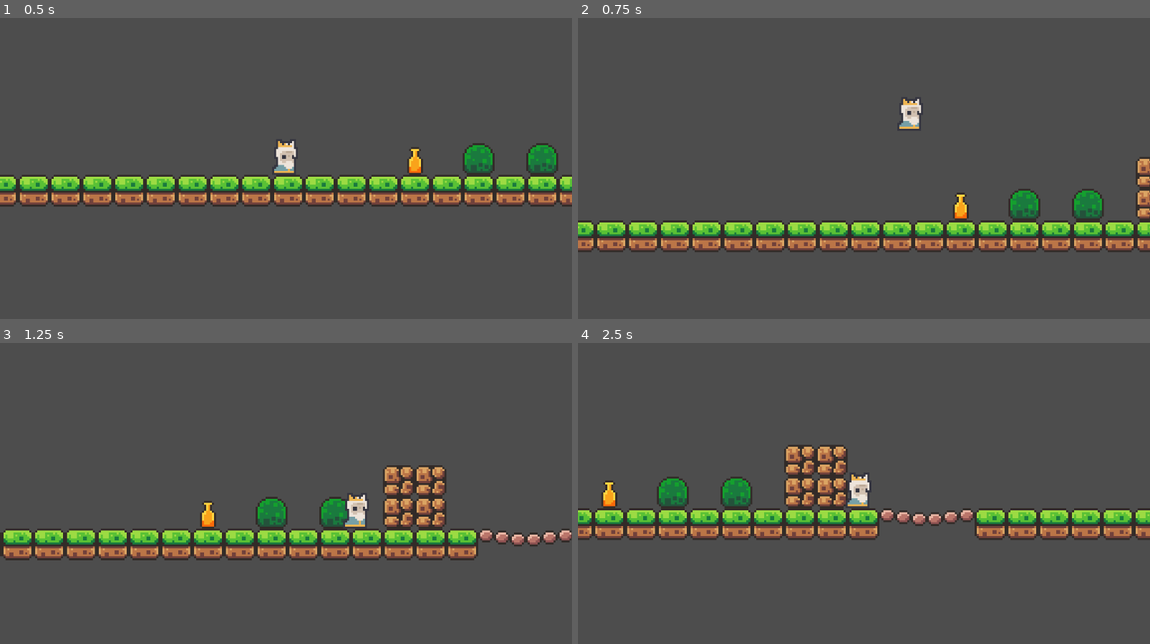
Above: before the commit, frames 1-4 (two rows, left to right).
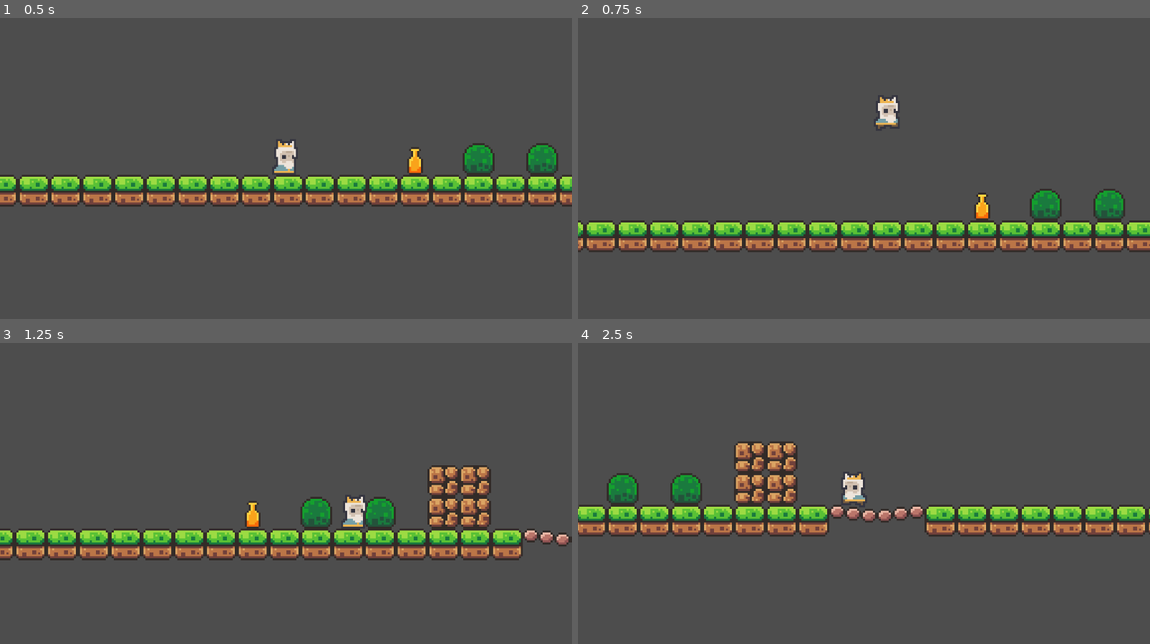
Above: after the commit, the same moments.

Repository: christopherfanning/godot-tutorial-project
Game: Godot game, scene res://scenes/game.tscn
Same seed, same stepped clock (60 frames per second), same inputs: the game is played once before the commit and once after it.
Inputs:
- Up to frame 1 (0.5 s): no input
- Up to frame 2 (0.75 s): tap Enter (ui_accept) at 0.5 s; hold Right (ui_right) from 0.53 s (still down)
- Up to frame 3 (1.25 s): keep holding Right (ui_right); tap Enter (ui_accept) at 0.77 s
- Up to frame 4 (2.5 s): tap Enter (ui_accept) at 1.52 s; release Right (ui_right) at 2.03 s; hold Left (ui_left) from 2.03 s (still down)

Frame 1 is identical in both runs. In frame 2, 8.9% of the frame differs, in the area x 0-100%, y 26-78%; in frame 3, 12%; in frame 4, 14%, in the area x 0-100%, y 32-66%.

Commit message:
Basic player movement
Player Acceleration
Add h_flip for direction
Add animations for jump and walk

Diff:
--- a/scenes/player.tscn
+++ b/scenes/player.tscn
@@ -19,6 +19,26 @@
 atlas = ExtResource("1_vf2rl")
 region = Rect2(96, 0, 32, 32)
 
+[sub_resource type="AtlasTexture" id="AtlasTexture_m24iu"]
+atlas = ExtResource("1_vf2rl")
+region = Rect2(64, 96, 32, 32)
+
+[sub_resource type="AtlasTexture" id="AtlasTexture_i77oo"]
+atlas = ExtResource("1_vf2rl")
+region = Rect2(0, 32, 32, 32)
+
+[sub_resource type="AtlasTexture" id="AtlasTexture_dq5gw"]
+atlas = ExtResource("1_vf2rl")
+region = Rect2(32, 32, 32, 32)
+
+[sub_resource type="AtlasTexture" id="AtlasTexture_yipda"]
+atlas = ExtResource("1_vf2rl")
+region = Rect2(64, 32, 32, 32)
+
+[sub_resource type="AtlasTexture" id="AtlasTexture_47pwn"]
+atlas = ExtResource("1_vf2rl")
+region = Rect2(96, 32, 32, 32)
+
 [sub_resource type="SpriteFrames" id="SpriteFrames_l5oco"]
 animations = [{
 "frames": [{
@@ -37,6 +57,31 @@
 "loop": true,
 "name": &"idle",
 "speed": 10.0
+}, {
+"frames": [{
+"duration": 1.0,
+"texture": SubResource("AtlasTexture_m24iu")
+}],
+"loop": true,
+"name": &"jumping",
+"speed": 5.0
+}, {
+"frames": [{
+"duration": 1.0,
+"texture": SubResource("AtlasTexture_i77oo")
+}, {
+"duration": 1.0,
+"texture": SubResource("AtlasTexture_dq5gw")
+}, {
+"duration": 1.0,
+"texture": SubResource("AtlasTexture_yipda")
+}, {
+"duration": 1.0,
+"texture": SubResource("AtlasTexture_47pwn")
+}],
+"loop": true,
+"name": &"walking",
+"speed": 5.0
 }]
 
 [sub_resource type="CircleShape2D" id="CircleShape2D_gwmgn"]
@@ -48,9 +93,8 @@
 [node name="AnimatedSprite2D" type="AnimatedSprite2D" parent="."]
 position = Vector2(0, -12)
 sprite_frames = SubResource("SpriteFrames_l5oco")
-animation = &"idle"
+animation = &"jumping"
 autoplay = "idle"
-frame_progress = 0.196211
 
 [node name="CollisionShape2D" type="CollisionShape2D" parent="."]
 position = Vector2(0, -6)
--- a/scripts/player.gd
+++ b/scripts/player.gd
@@ -1,9 +1,10 @@
 extends CharacterBody2D
 
 
-const SPEED: float         = 200.0
+const SPEED: float = 200.0
 const JUMP_VELOCITY: float = -300.0
-
+const ACCELERATION: float = 800.0
+const FRICTION: float = 600.0
 
 func _physics_process(delta: float) -> void:
 	# Add the gravity.
@@ -13,16 +14,17 @@
 	# Handle jump.
 	if (Input.is_action_just_pressed("gamepad_jump") or
 		Input.is_action_just_pressed("ui_accept")) and is_on_floor():
-
 		velocity.y = JUMP_VELOCITY
-
+		$AnimatedSprite2D.play("jumping")
 
 	# Get the input direction and handle the movement/deceleration.
-	# As good practice, you should replace UI actions with custom gameplay actions.
 	var direction := Input.get_axis("ui_left", "ui_right")
 	if direction:
-		velocity.x = direction * SPEED
+		velocity.x = move_toward(velocity.x, direction * SPEED, ACCELERATION * delta)
+		$AnimatedSprite2D.play("walking")
+		$AnimatedSprite2D.flip_h = direction < 0
 	else:
-		velocity.x = move_toward(velocity.x, 0, SPEED)
+		velocity.x = move_toward(velocity.x, 0, FRICTION * delta)
+		$AnimatedSprite2D.play("idle")
 
 	move_and_slide()
Not shown: 1 places in scenes/player.tscn that only renumber resources
